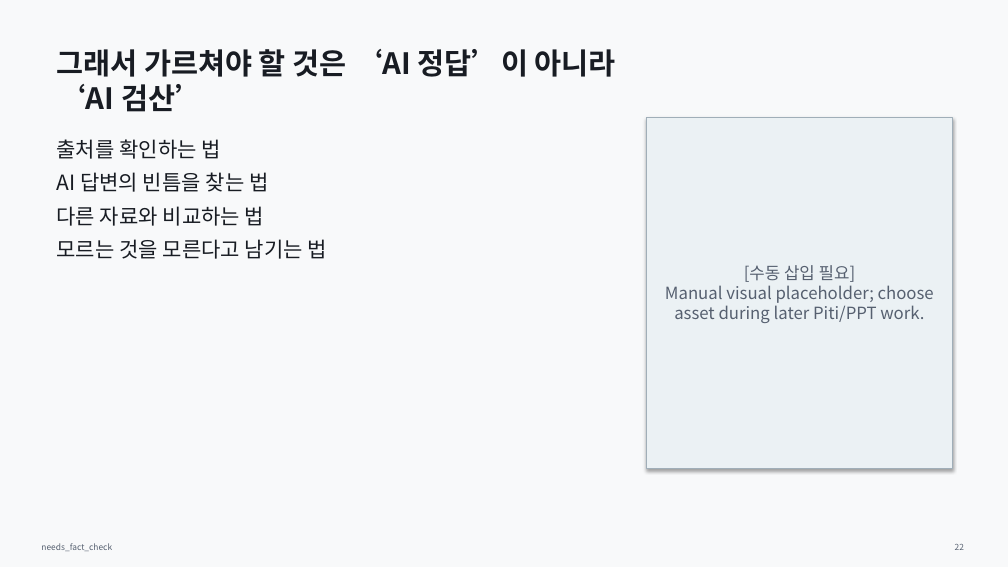
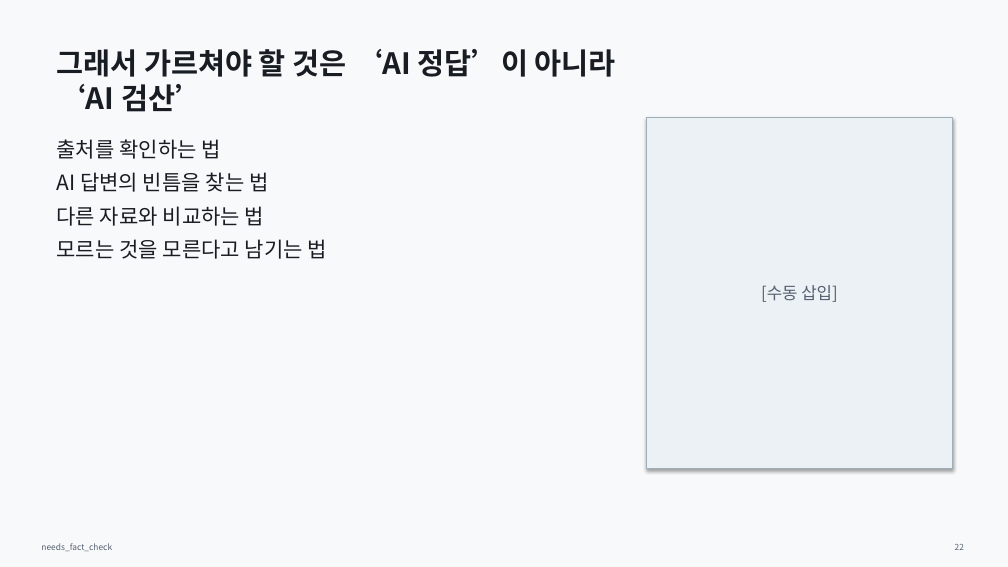
Before and after one commit to Rlearnchan/luddite, a slide deck: slide 22 of outputs/pptx/ai_knowledge_institution_draft.pptx. Drawn at 1008x567 pixels with LibreOffice and Linux fonts; fonts in the diff are those of the drawing. Boxes give left, top, right and bottom in pixels: in the first picture for what was removed or moved away, otherwise in the second. Text is boxed around its words. In the diff, an @@ line names an element or a change of style, - is before the commit and + after.

```diff
--- a/outputs/pptx/ai_knowledge_institution_draft.pptx
+++ b/outputs/pptx/ai_knowledge_institution_draft.pptx
@@ text in rectangle at box(761, 285, 838, 302): text changed @@
-[수동 삽입 필요]
-Manual visual placeholder; choose asset during later Piti/PPT work.
+[수동 삽입]
```
Also in this commit, not shown: 10 other slides changed, 7 other files.
